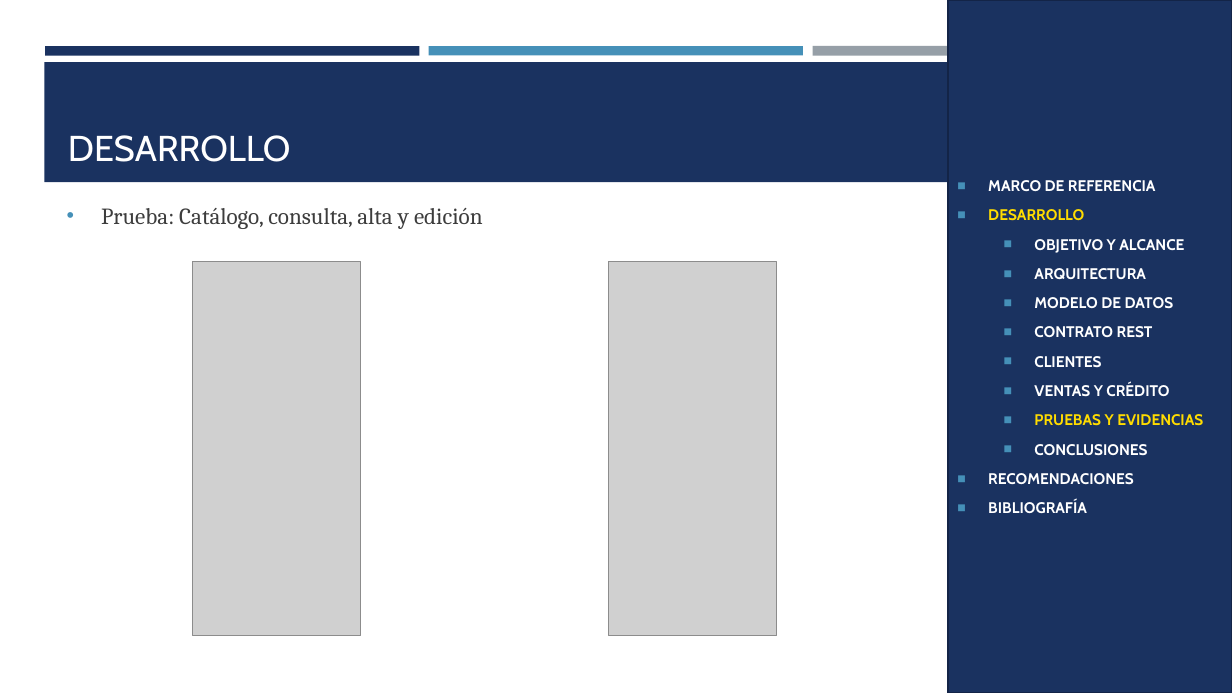
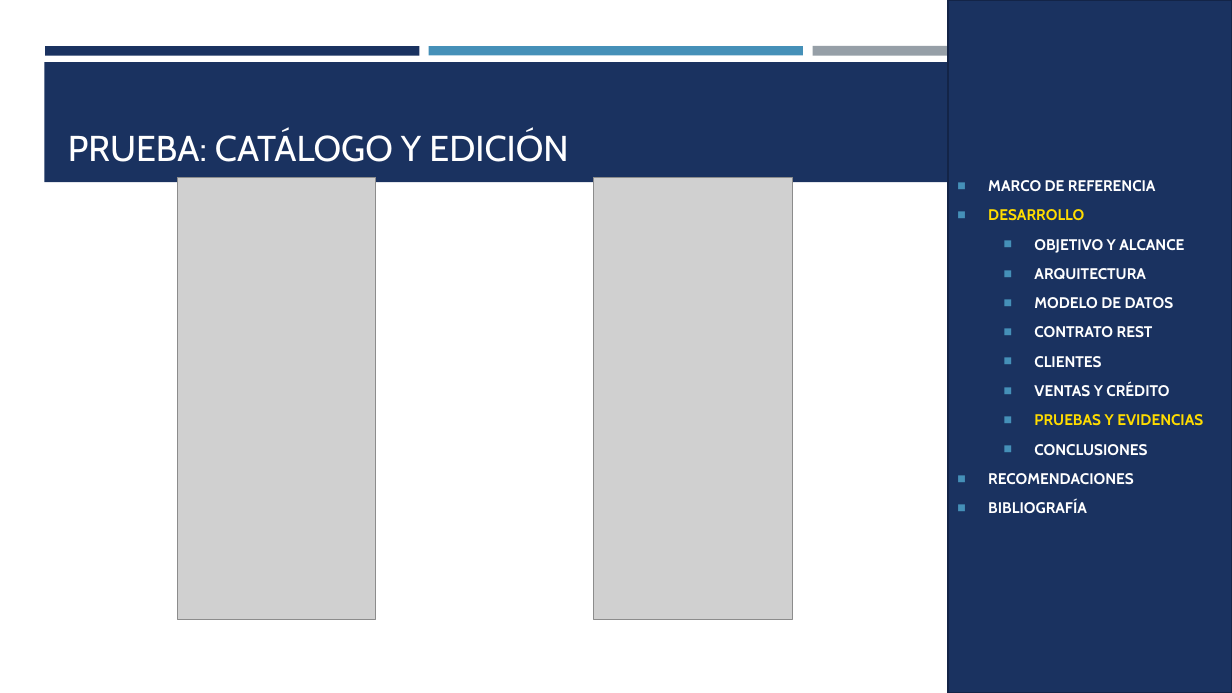
Before and after one commit to gamurigm/examen-arq-1, a slide deck: slide 24 of 05. DOCUMENTACION/02. PRESENTACION/PRESENTACION_CELULAR_BDDLOCAL_RESTFUL_DOTNET_GR09.pptx. Drawn at 1232x693 pixels with LibreOffice and Linux fonts; fonts in the diff are those of the drawing; grey boxes stand for pictures. Boxes give left, top, right and bottom in pixels: in the first picture for what was removed or moved away, otherwise in the second. Text is boxed around its words. In the diff, an @@ line names an element or a change of style, - is before the commit and + after.

```diff
--- a/05. DOCUMENTACION/02. PRESENTACION/PRESENTACION_CELULAR_BDDLOCAL_RESTFUL_DOTNET_GR09.pptx
+++ b/05. DOCUMENTACION/02. PRESENTACION/PRESENTACION_CELULAR_BDDLOCAL_RESTFUL_DOTNET_GR09.pptx
@@ title at (68, 131, 568, 162): text changed @@
-DESARROLLO
+PRUEBA: CATÁLOGO Y EDICIÓN
@@ picture: place and size @@
-picture at (192, 262, 360, 636)
+picture at (177, 177, 376, 619)
@@ picture: place and size @@
-picture at (609, 262, 777, 636)
+picture at (593, 177, 792, 619)
@@ text removed at (101, 208, 483, 229) @@
-• Prueba: Catálogo, consulta, alta y edición
```
Also in this commit, not shown: 13 other slides changed, 2 slides added, 11 other files.
